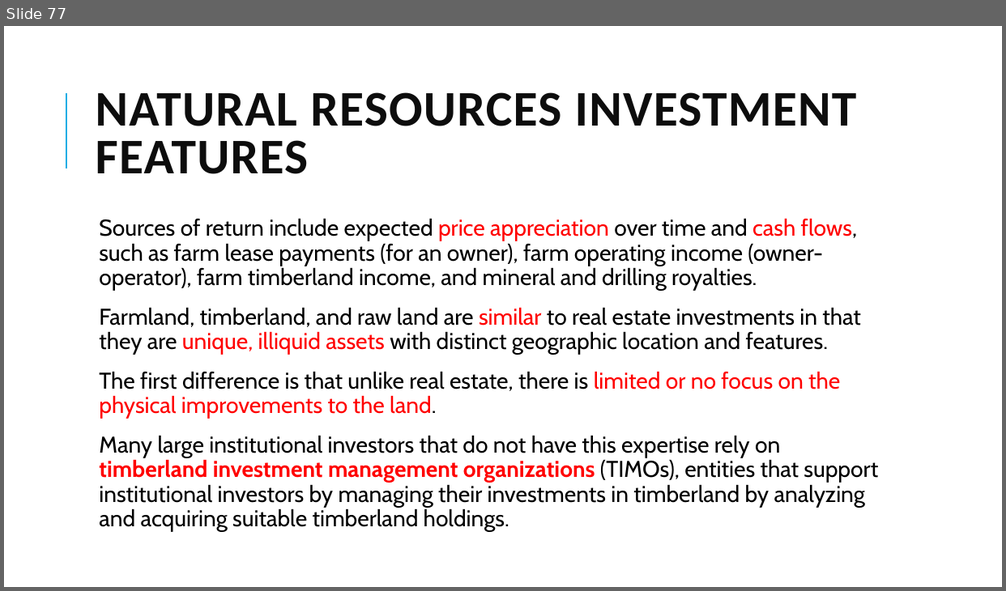
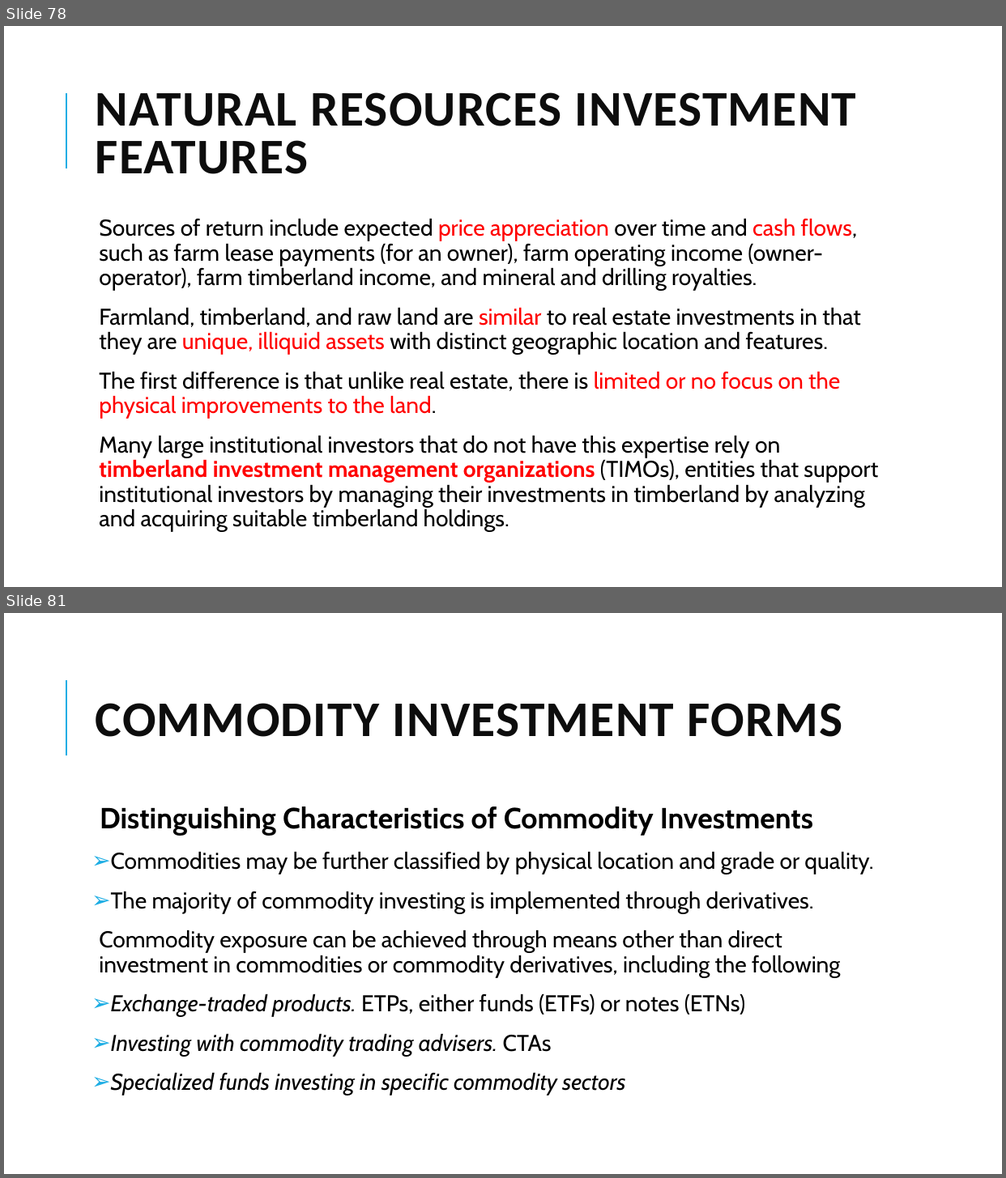
Before and after one commit to Isco0530/data, a slide deck: 2024Alternative.pptx. Shown one above the other, each under a label of ours: slide 77 before the commit, slides 78 and 81 after it; the slides between them are not shown. The pictures are 1006x591 and 1006x1178 pixels, drawn with LibreOffice and Linux fonts; fonts in the diff are those of the drawing. Boxes give left, top, right and bottom in pixels: in the first picture for what was removed or moved away, otherwise in the second. Text is boxed around its words. In the diff, an @@ line names an element or a change of style, - is before the commit and + after.

```diff
--- a/2024Alternative.pptx
+++ b/2024Alternative.pptx
@@ slide 81 added at <box>4,613,1002,1174</box>, background #FFFFFF; not listed: 1 template element that a slide beside it also shows @@
@@ title added at <box>96,703,843,737</box>, 48 pt, text #0D0D0D, bold @@
+COMMODITY INVESTMENT FORMS
@@ text added at <box>99,807,873,1095</box>, 22 pt, text #000000 @@
+  Distinguishing Characteristics of Commodity Investments
+➢ Commodities may be further classified by physical location and grade or quality.
+➢ The majority of commodity investing is implemented through derivatives.
+  Commodity exposure can be achieved through means other than direct investment in commodities or commodity derivatives, including the following
+➢ Exchange-traded products. ETPs, either funds (ETFs) or notes (ETNs)
+➢ Investing with commodity trading advisers. CTAs
+➢ Specialized funds investing in specific commodity sectors
@@ what was slide 77 is now slide 78 @@
```
Also in this commit, not shown: 3 slides changed, 6 other slides added.
